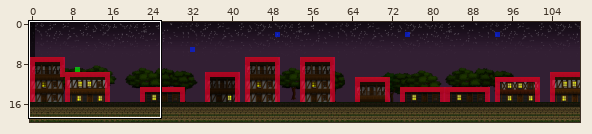
Tiled map: Game/maps/Map1.tmx. Above: a wide view before the commit, with the close-up outlined.
Close-up. Before the commit:
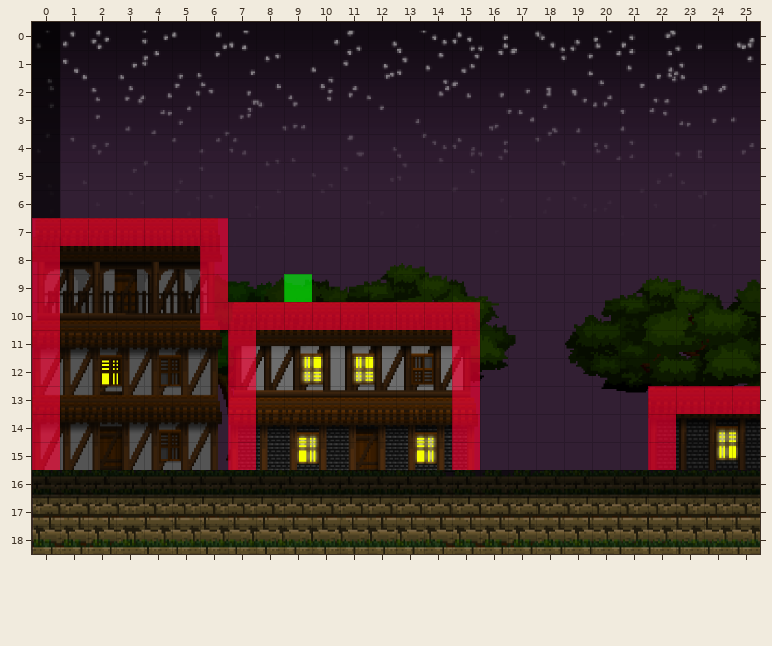
Cells are 64x64 px. Shown: x 0..25, y 0..18. The commit also changed other parts of the map, which this record leaves out.
Once edited:
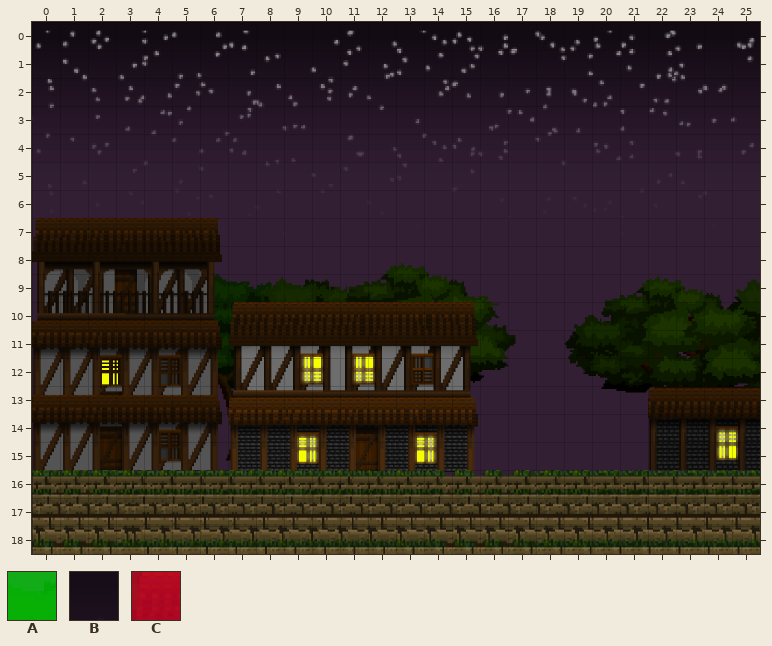
Key: from "Sprites": A 1085, B 1086, C 1131.
_ is an empty cell, . an unchanged one.
See-through tiles are keyed as they look on the map.
What changed:
--- layer "Logic" (now hidden)
@@ x 0..0 @@
- 0 B
+ 0 _
@@ x 0..25 @@
- 2 B.........................
- 3 B.........................
- 4 B.........................
- 5 B.........................
- 6 B.........................
- 7 CCCCCCC...................
- 8 C.....C...................
- 9 C.....C..A................
-10 C.....CCCCCCCCCC..........
-11 C......C.......C..........
-12 C......C.......C..........
-13 C......C.......C......CCCC
-14 C......C.......C......C...
-15 C......C.......C......C...
-16 BBBBBBBBBBBBBBBBBBBBBBBBBB
+ 2 _.........................
+ 3 _.........................
+ 4 _.........................
+ 5 _.........................
+ 6 _.........................
+ 7 _______...................
+ 8 _....._...................
+ 9 _....._.._................
+10 _.....__________..........
+11 _......_......._..........
+12 _......_......._..........
+13 _......_......._......____
+14 _......_......._......_...
+15 _......_......._......_...
+16 __________________________
Changed places in both close-ups, as pixel boxes (x1, y1, x2, y2):
removed: (32, 22, 60, 50)
removed: (32, 78, 760, 498)
